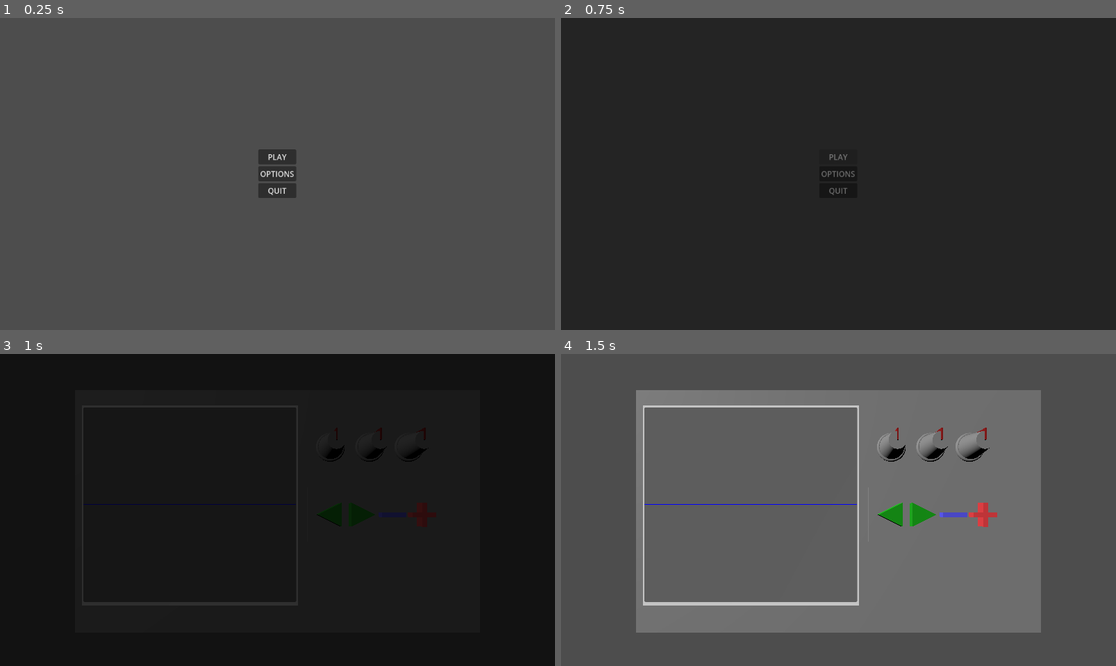
Above: before the commit, frames 1-4 (two rows, left to right).
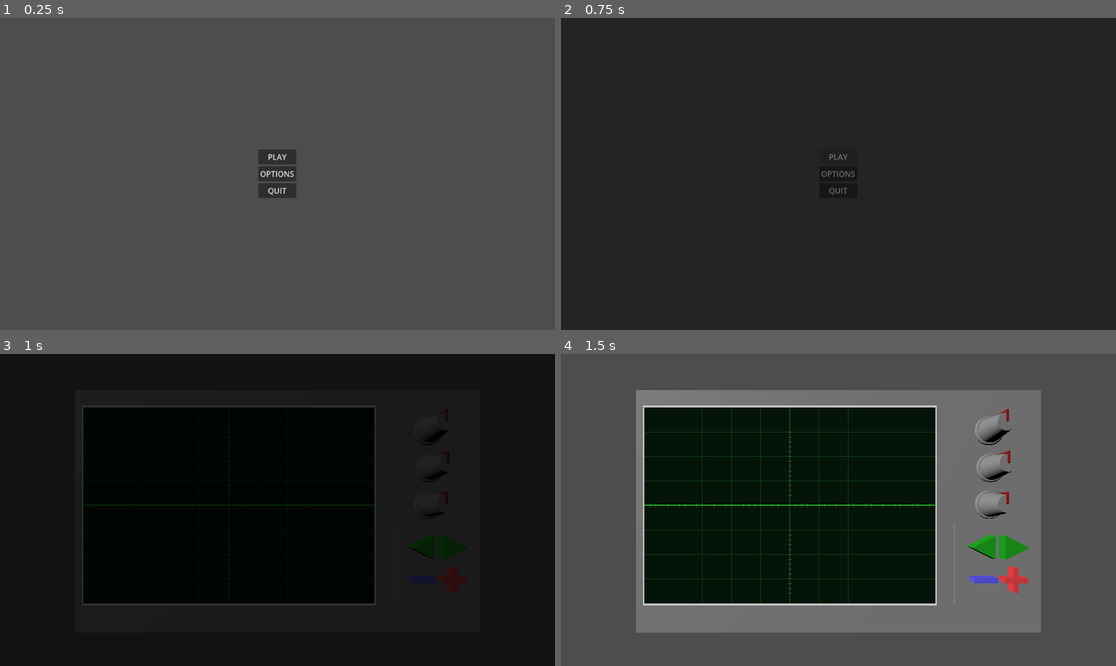
Above: after the commit, the same moments.

Repository: AirJamStudios/interference
Game: Godot game, scene res://scenes/main_menu.tscn
Two runs of this game, one before a commit and one after it. Both use one fixed random seed, a clock stepped at 60 frames per second and the inputs below.
Inputs (mouse positions are in pixels of both pictures, inside the frame that each line leads up to):
- Up to frame 1 (0.25 s): no input
- Up to frame 2 (0.75 s): click "PLAY" at 0.5 s
- Up to frame 3 (1 s): no input
- Up to frame 4 (1.5 s): move the mouse to (960, 494) at 1.27 s; click (960, 494) at 1.42 s

Frames 1-2 are identical in both runs. In frame 3, 9.2% of the frame differs, in the area x 15-82%, y 17-80%; in frame 4, 35%, in the area x 15-85%, y 16-81%.

Commit message:
Background grid, and knob mouse teleport

Diff:
--- a/scenes/oscilloscope.tscn
+++ b/scenes/oscilloscope.tscn
@@ -1,8 +1,12 @@
 [gd_scene format=3 uid="uid://bkw0tnek4hnjl"]
 
 [ext_resource type="PackedScene" uid="uid://bgpo85ywxp7vy" path="res://scenes/knob.tscn" id="1_ncd6b"]
+[ext_resource type="Script" uid="uid://4fgxuwm2kadt" path="res://scripts/signal/grid.gd" id="1_yeat3"]
 [ext_resource type="PackedScene" uid="uid://8ohy674clkp2" path="res://scenes/wave_selection_panel.tscn" id="2_k27eh"]
 [ext_resource type="Script" uid="uid://beejw2fpc7b4o" path="res://scripts/signal/wave_plotter.gd" id="3_32ph5"]
+
+[sub_resource type="StyleBoxFlat" id="StyleBoxFlat_yeat3"]
+bg_color = Color(0.019607844, 0.078431375, 0.03137255, 1)
 
 [sub_resource type="BoxMesh" id="BoxMesh_anpke"]
 size = Vector3(3, 1.35, 2.25)
@@ -11,7 +15,7 @@
 
 [sub_resource type="BoxMesh" id="BoxMesh_21xpk"]
 material = SubResource("StandardMaterial3D_yeat3")
-size = Vector3(0.05709839, 1.050293, 1.1368408)
+size = Vector3(0.05709839, 1.050293, 1.5459595)
 
 [node name="oscilloscope" type="Node3D" unique_id=1586478783]
 
@@ -20,8 +24,15 @@
 [node name="plotter_panel" type="Panel" parent="plotter_canvas" unique_id=825170084]
 offset_left = 173.0
 offset_top = 111.0
-offset_right = 615.0
-offset_bottom = 515.0
+offset_right = 777.0
+offset_bottom = 518.0
+theme_override_styles/panel = SubResource("StyleBoxFlat_yeat3")
+
+[node name="grid" type="Control" parent="plotter_canvas/plotter_panel" unique_id=420403765]
+anchors_preset = 0
+offset_right = 231.0
+offset_bottom = 124.0
+script = ExtResource("1_yeat3")
 
 [node name="wave_plotter" type="Line2D" parent="plotter_canvas/plotter_panel" unique_id=40412895]
 script = ExtResource("3_32ph5")
@@ -33,22 +44,22 @@
 mesh = SubResource("BoxMesh_anpke")
 
 [node name="screen_body" type="MeshInstance3D" parent="mesh" unique_id=1208833370]
-transform = Transform3D(1, 0, 0, 0, 1, 0, 0, 0, 1, 1.5321198, 0.22192383, 0.45965576)
+transform = Transform3D(1, 0, 0, 0, 1, 0, 0, 0, 1, 1.5321198, 0.22192383, 0.25509644)
 mesh = SubResource("BoxMesh_21xpk")
 
 [node name="knobs" type="Node3D" parent="mesh" unique_id=1281705064]
 
 [node name="amplitude_knob" parent="mesh/knobs" unique_id=1453220056 instance=ExtResource("1_ncd6b")]
-transform = Transform3D(-4.371139e-09, 0.1, 0, -0.1, -4.371139e-09, 0, 0, 0, 0.1, 1.5019726, 0.5463699, -0.29360604)
+transform = Transform3D(-4.371139e-09, 0.1, 0, -0.1, -4.371139e-09, 0, 0, 0, 0.1, 1.5019726, 0.6375507, -0.83629924)
 
 [node name="freq_knob" parent="mesh/knobs" unique_id=763197121 instance=ExtResource("1_ncd6b")]
-transform = Transform3D(-4.371139e-09, 0.1, 0, -0.1, -4.371139e-09, 0, 0, 0, 0.1, 1.5019726, 0.5463699, -0.5116452)
+transform = Transform3D(-4.371139e-09, 0.1, 0, -0.1, -4.371139e-09, 0, 0, 0, 0.1, 1.5019726, 0.43250078, -0.8450022)
 
 [node name="phase_knob" parent="mesh/knobs" unique_id=2063200244 instance=ExtResource("1_ncd6b")]
-transform = Transform3D(-4.371139e-09, 0.1, 0, -0.1, -4.371139e-09, 0, 0, 0, 0.1, 1.5019726, 0.5463699, -0.7291044)
+transform = Transform3D(-4.371139e-09, 0.1, 0, -0.1, -4.371139e-09, 0, 0, 0, 0.1, 1.5019726, 0.22926074, -0.8373544)
 
 [node name="wave_selection_panel" parent="mesh" unique_id=195832394 instance=ExtResource("2_k27eh")]
-transform = Transform3D(0.25, 0, 0, 0, 0.25, 0, 0, 0, 0.25, 1.5073744, 0.17317083, -0.5172204)
+transform = Transform3D(0.25, 0, 0, 0, 0.25, 0, 0, 0, 0.25, 1.5073744, -0.1685831, -0.8106103)
 
 [connection signal="value_changed" from="mesh/knobs/amplitude_knob" to="plotter_canvas/plotter_panel/wave_plotter" method="_on_amplitude_knob_value_changed"]
 [connection signal="value_changed" from="mesh/knobs/freq_knob" to="plotter_canvas/plotter_panel/wave_plotter" method="_on_freq_knob_value_changed"]
--- a/scenes/wave_selection_panel.tscn
+++ b/scenes/wave_selection_panel.tscn
@@ -1,7 +1,7 @@
 [gd_scene format=3 uid="uid://8ohy674clkp2"]
 
 [sub_resource type="BoxMesh" id="BoxMesh_anpke"]
-size = Vector3(0.05444336, 1.1923828, 2.819336)
+size = Vector3(0.05444336, 1.736023, 1.7009888)
 
 [sub_resource type="PrismMesh" id="PrismMesh_anpke"]
 size = Vector3(0.5, 0.5, 0.2)
@@ -29,25 +29,26 @@
 [node name="mesh" type="Node3D" parent="." unique_id=804450261]
 
 [node name="body" type="MeshInstance3D" parent="mesh" unique_id=1693563199]
+transform = Transform3D(1, 0, 0, 0, 1, 0, 0, 0, 1, 0, 0.27182007, -0.17263794)
 mesh = SubResource("BoxMesh_anpke")
 
 [node name="right_button" type="MeshInstance3D" parent="mesh/body" unique_id=859533449]
-transform = Transform3D(1.9106855e-15, 4.371139e-08, -1, 1, -4.371139e-08, 0, -4.371139e-08, -1, -4.371139e-08, 0.11582118, 0, 0.25809908)
+transform = Transform3D(1.9106855e-15, 4.371139e-08, -1, 1, -4.371139e-08, 0, -4.371139e-08, -1, -4.371139e-08, 0.11582118, 0.39999628, -0.3582542)
 mesh = SubResource("PrismMesh_anpke")
 surface_material_override/0 = SubResource("StandardMaterial3D_anpke")
 
 [node name="left_button" type="MeshInstance3D" parent="mesh/body" unique_id=1870093843]
-transform = Transform3D(1.9106855e-15, -4.371139e-08, -1, -1, -4.371139e-08, 0, -4.371139e-08, 1, -4.371139e-08, 0.11582118, 0, 0.9673466)
+transform = Transform3D(1.9106855e-15, -4.371139e-08, -1, -1, -4.371139e-08, 0, -4.371139e-08, 1, -4.371139e-08, 0.11582118, 0.39999628, 0.35099334)
 mesh = SubResource("PrismMesh_anpke")
 surface_material_override/0 = SubResource("StandardMaterial3D_21xpk")
 
 [node name="minus" type="MeshInstance3D" parent="mesh/body" unique_id=546404461]
-transform = Transform3D(1, 0, 0, 0, 1, 0, 0, 0, 1, 0.10600358, 0, -0.40053654)
+transform = Transform3D(1, 0, 0, 0, 1, 0, 0, 0, 1, 0.10600358, -0.3003354, 0.28643417)
 mesh = SubResource("BoxMesh_21xpk")
 surface_material_override/0 = SubResource("StandardMaterial3D_kc3om")
 
 [node name="plus" type="Node3D" parent="mesh/body" unique_id=962119466]
-transform = Transform3D(1, 0, 0, 0, 1, 0, 0, 0, 1, 0, 0, -0.5821706)
+transform = Transform3D(1, 0, 0, 0, 1, 0, 0, 0, 1, 0, -0.3003354, 0.104800105)
 
 [node name="plus_1" type="MeshInstance3D" parent="mesh/body/plus" unique_id=272338038]
 transform = Transform3D(1, 0, 0, 0, 1, 0, 0, 0, 1, 0.10600358, 0, -0.459791)
--- a/scripts/knob.gd
+++ b/scripts/knob.gd
@@ -17,6 +17,7 @@
 var _dragging := false
 var _angle := 0.0
 var _base_basis: Basis
+var _saved_mouse_pos: Vector2
 
 func _ready() -> void:
 	get_viewport().physics_object_picking = true
@@ -32,6 +33,7 @@
 func _on_body_input_event(_camera, event, _pos, _normal, _shape_idx) -> void:
 	if event is InputEventMouseButton and event.button_index == MOUSE_BUTTON_LEFT and event.pressed:
 		_dragging = true
+		_saved_mouse_pos = get_viewport().get_mouse_position()
 		Input.mouse_mode = Input.MOUSE_MODE_CAPTURED
 		get_viewport().set_input_as_handled()
 
@@ -41,6 +43,7 @@
 	if event is InputEventMouseButton and event.button_index == MOUSE_BUTTON_LEFT and not event.pressed:
 		_dragging = false
 		Input.mouse_mode = Input.MOUSE_MODE_VISIBLE
+		get_viewport().warp_mouse(_saved_mouse_pos)
 	elif event is InputEventMouseMotion:
 		# drag right or up = turn clockwise
 		var delta: float = (event.relative.x - event.relative.y) * sensitivity
--- /dev/null
+++ b/scripts/signal/grid.gd
@@ -0,0 +1,48 @@
+extends Control
+class_name OscilloscopeGrid
+
+@export var grid_color: Color = Color.html("#0E3A16")
+@export var axis_color: Color = Color.html("#195E26")
+@export var columns: int = 10
+@export var rows: int = 8
+@export var line_width: float = 1.0
+@export var show_center_cross: bool = true
+
+func _ready() -> void:
+	# Fill parent
+	set_anchors_and_offsets_preset(Control.PRESET_FULL_RECT)
+
+func _draw() -> void:
+	var cell_width: float = size.x / columns
+	var cell_height: float = size.y / rows
+
+	# Vertical lines
+	for i in range(1, columns):
+		var x: float = i * cell_width
+		draw_line(Vector2(x, 0), Vector2(x, size.y), grid_color, line_width)
+
+	# Hoz lines
+	for j in range(1, rows):
+		var y: float = j * cell_height
+		draw_line(Vector2(0, y), Vector2(size.x, y), grid_color, line_width)
+
+	# Center axis and ticks
+	if show_center_cross:
+		var center_x: float = size.x / 2.0
+		var center_y: float = size.y / 2.0
+
+		draw_line(Vector2(center_x, 0), Vector2(center_x, size.y), axis_color, line_width * 1.5)
+		draw_line(Vector2(0, center_y), Vector2(size.x, center_y), axis_color, line_width * 1.5)
+
+		var tick_size: float = 4.0
+		var sub_divisions: int = 5
+
+		var x_step: float = cell_width / sub_divisions
+		for i in range(columns * sub_divisions):
+			var tx: float = i * x_step
+			draw_line(Vector2(tx, center_y - tick_size), Vector2(tx, center_y + tick_size), axis_color, line_width)
+
+		var y_step: float = cell_height / sub_divisions
+		for j in range(rows * sub_divisions):
+			var ty: float = j * y_step
+			draw_line(Vector2(center_x - tick_size, ty), Vector2(center_x + tick_size, ty), axis_color, line_width)
--- a/scripts/signal/wave_plotter.gd
+++ b/scripts/signal/wave_plotter.gd
@@ -11,7 +11,8 @@
 func _ready() -> void:
 	#Temporary color for wave
 	width = 1.5
-	default_color = Color.BLUE
+	default_color = Color.html("#33FF33")
+
 
 	# Tempory to test
 	active_wave = SingleWave.new(1.0, 1.0, 0.0)
Not shown, added: scripts/signal/grid.gd.uid
